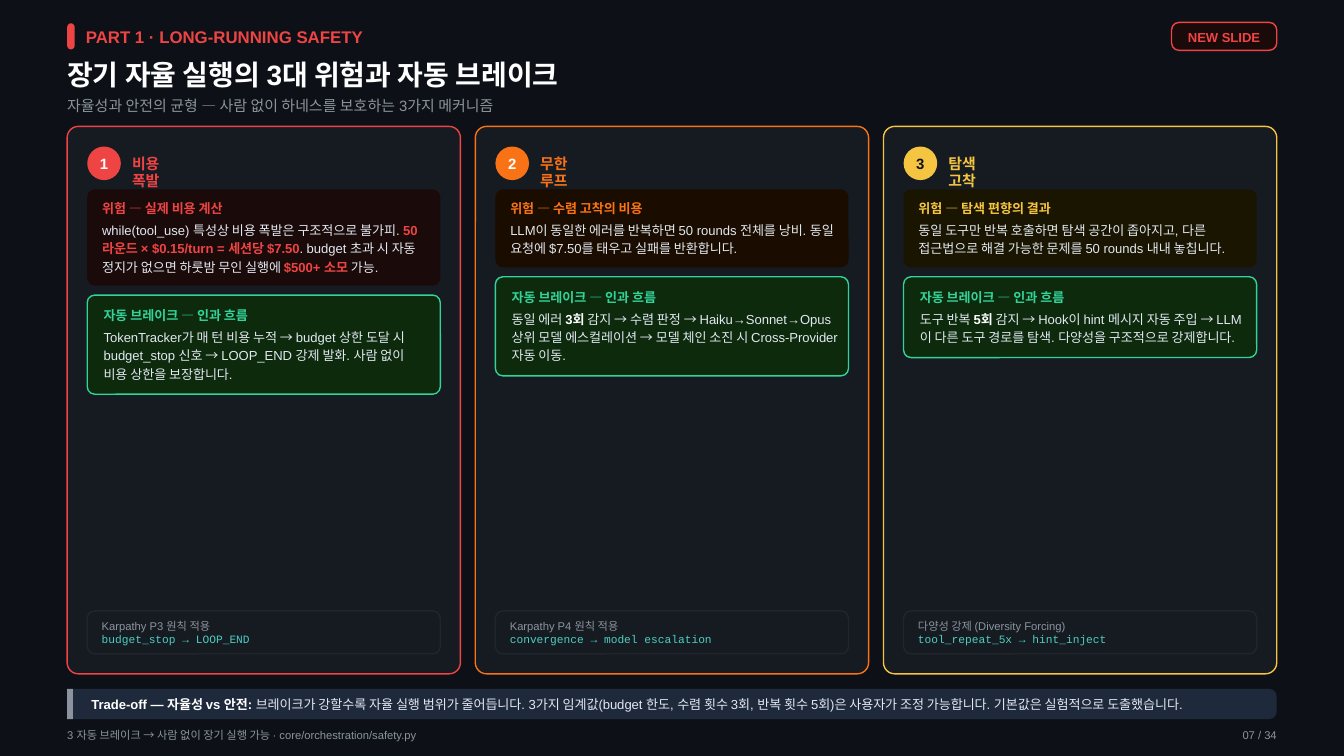
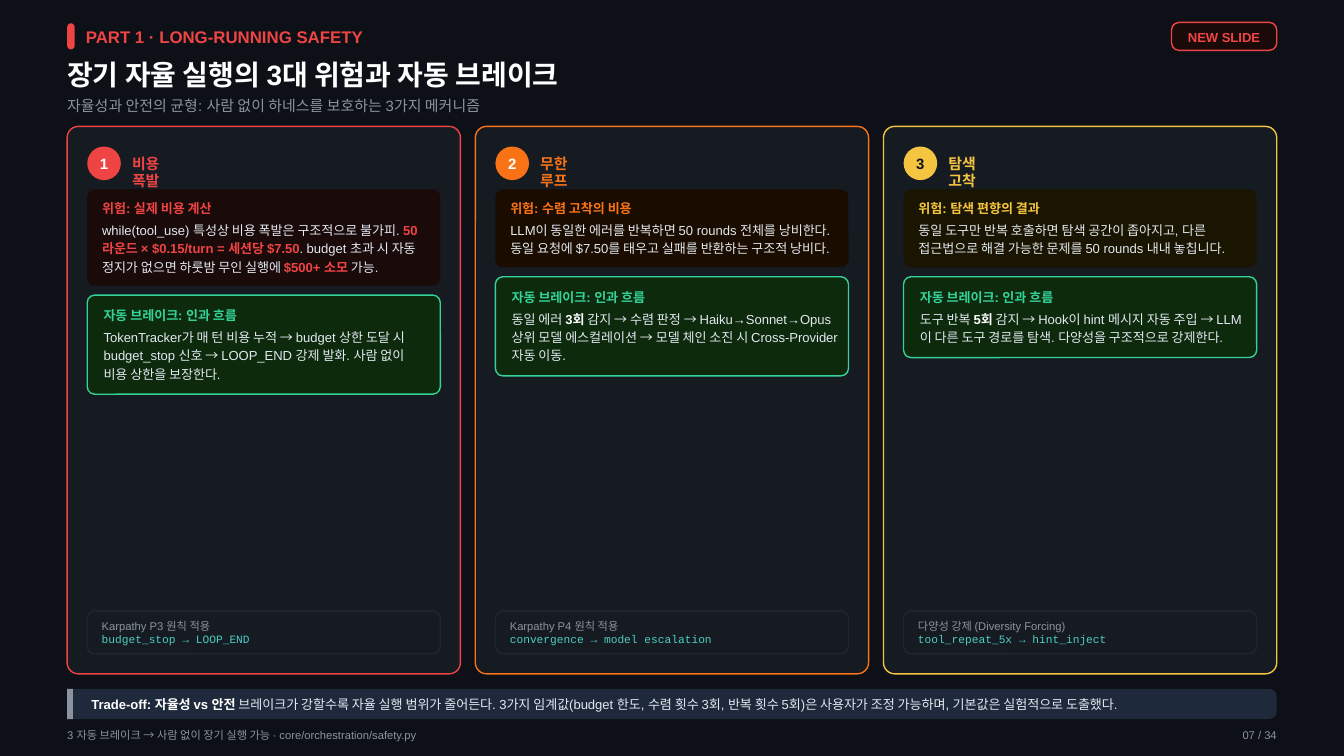
Before and after one commit to mangowhoiscloud/portfolio, a slide deck: slide 7 of geode/versions/v6/GEODE-Portfolio-v030.pptx. Drawn at 1344x756 pixels with LibreOffice and Linux fonts; fonts in the diff are those of the drawing. Boxes give left, top, right and bottom in pixels: in the first picture for what was removed or moved away, otherwise in the second. Text is boxed around its words. In the diff, an @@ line names an element or a change of style, - is before the commit and + after.

```diff
--- a/geode/versions/v6/GEODE-Portfolio-v030.pptx
+++ b/geode/versions/v6/GEODE-Portfolio-v030.pptx
@@ text at (67,98,480,112): text changed @@
-자율성과 안전의 균형 — 사람 없이 하네스를 보호하는 3가지 메커니즘
+자율성과 안전의 균형: 사람 없이 하네스를 보호하는 3가지 메커니즘
@@ text at (102,202,212,214): text changed @@
-위험 — 실제 비용 계산
+위험: 실제 비용 계산
@@ text at (510,202,632,214): text changed @@
-위험 — 수렴 고착의 비용
+위험: 수렴 고착의 비용
@@ text at (918,202,1040,214): text changed @@
-위험 — 탐색 편향의 결과
+위험: 탐색 편향의 결과
@@ text at (510,224,830,254): text changed @@
-LLM이 동일한 에러를 반복하면 50 rounds 전체를 낭비. 동일 요청에 $7.50를 태우고 실패를 반환합니다.
+LLM이 동일한 에러를 반복하면 50 rounds 전체를 낭비한다. 동일 요청에 $7.50를 태우고 실패를 반환하는 구조적 낭비다.
@@ text at (512,291,645,303): text changed @@
-자동 브레이크 — 인과 흐름
+자동 브레이크: 인과 흐름
@@ text at (920,291,1053,303): text changed @@
-자동 브레이크 — 인과 흐름
+자동 브레이크: 인과 흐름
@@ text at (104,309,237,321): text changed @@
-자동 브레이크 — 인과 흐름
+자동 브레이크: 인과 흐름
@@ text at (920,313,1223,343): text changed @@
-도구 반복 5회 감지 → Hook이 hint 메시지 자동 주입 → LLM이 다른 도구 경로를 탐색. 다양성을 구조적으로 강제합니다.
+도구 반복 5회 감지 → Hook이 hint 메시지 자동 주입 → LLM이 다른 도구 경로를 탐색. 다양성을 구조적으로 강제한다.
@@ text at (104,331,405,380): text changed @@
-TokenTracker가 매 턴 비용 누적 → budget 상한 도달 시 budget_stop 신호 → LOOP_END 강제 발화. 사람 없이 비용 상한을 보장합니다.
+TokenTracker가 매 턴 비용 누적 → budget 상한 도달 시 budget_stop 신호 → LOOP_END 강제 발화. 사람 없이 비용 상한을 보장한다.
@@ text at (91,698,1117,712): text changed @@
-Trade-off — 자율성 vs 안전: 브레이크가 강할수록 자율 실행 범위가 줄어듭니다. 3가지 임계값(budget 한도, 수렴 횟수 3회, 반복 횟수 5회)은 사용자가 조정 가능합니다. 기본값은 실험적으로 도출했습니다.
+Trade-off: 자율성 vs 안전 브레이크가 강할수록 자율 실행 범위가 줄어든다. 3가지 임계값(budget 한도, 수렴 횟수 3회, 반복 횟수 5회)은 사용자가 조정 가능하며, 기본값은 실험적으로 도출했다.
```
Also in this commit, not shown: 33 other slides changed, 35 other files.
